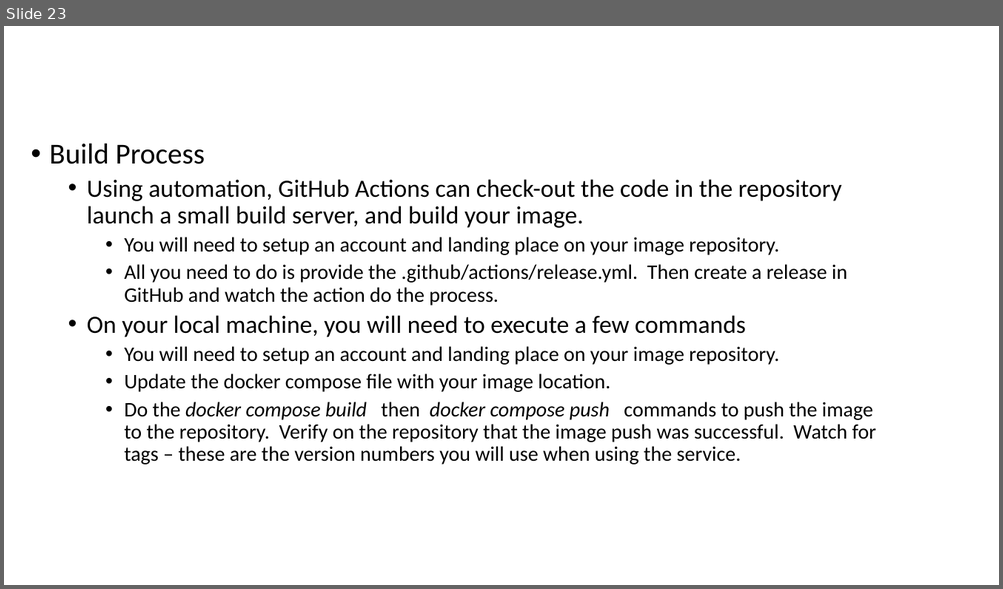
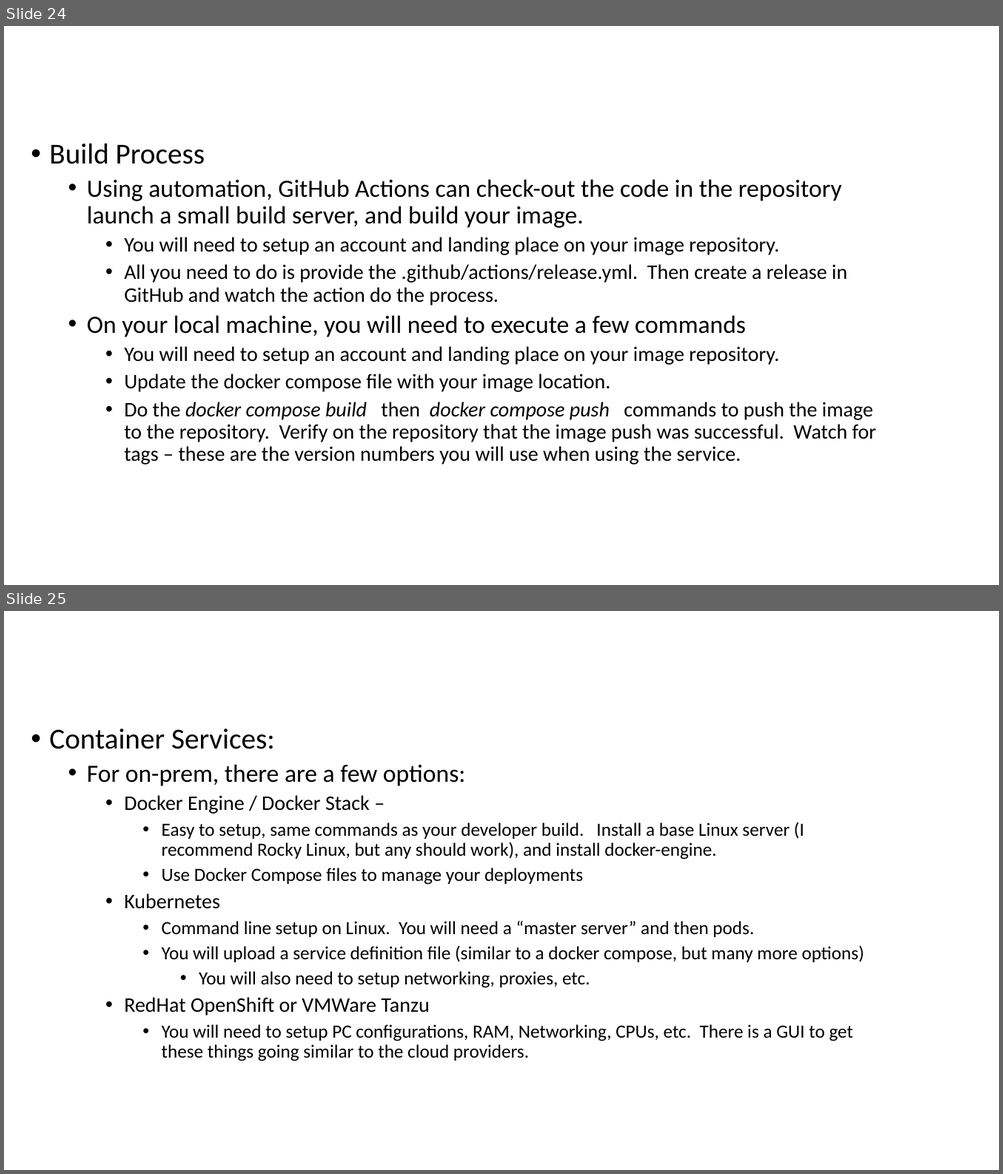
Before and after one commit to quetwo/cfug-docker-project, a slide deck: Containers and Modern DevOps.pptx. Shown one above the other, each under a label of ours: slide 23 before the commit, slides 24 and 25 after it. The pictures are 1003x589 and 1003x1174 pixels, drawn with LibreOffice and Linux fonts; fonts in the diff are those of the drawing; background and template pictures are left out. Boxes give left, top, right and bottom in pixels: in the first picture for what was removed or moved away, otherwise in the second. Text is boxed around its words. In the diff, an @@ line names an element or a change of style, - is before the commit and + after.

```diff
--- a/Containers and Modern DevOps.pptx
+++ b/Containers and Modern DevOps.pptx
@@ slide 25 added at (x1=4, y1=611, x2=999, y2=1170), background picture (left out) @@
@@ title added at (x1=4, y1=611, x2=885, y2=690), 44 pt, text #FFFFFF @@
+DevOps Workflow
@@ text added at (x1=49, y1=729, x2=864, y2=1062), 18 pt, text #000000 @@
+• Container Services:
+  • For on-prem, there are a few options:
+    • Docker Engine / Docker Stack –
+      • Easy to setup, same commands as your developer build. Install a base Linux server (I recommend Rocky Linux, but any should work), and install docker-engine.
+      • Use Docker Compose files to manage your deployments
+    • Kubernetes
+      • Command line setup on Linux. You will need a “master server” and then pods.
+      • You will upload a service definition file (similar to a docker compose, but many more options)
+        • You will also need to setup networking, proxies, etc.
+    • RedHat OpenShift or VMWare Tanzu
+      • You will need to setup PC configurations, RAM, Networking, CPUs, etc. There is a GUI to get these things going similar to the cloud providers.
@@ what was slide 23 is now slide 24 @@
```
Also in this commit, not shown: 5 other slides added.
